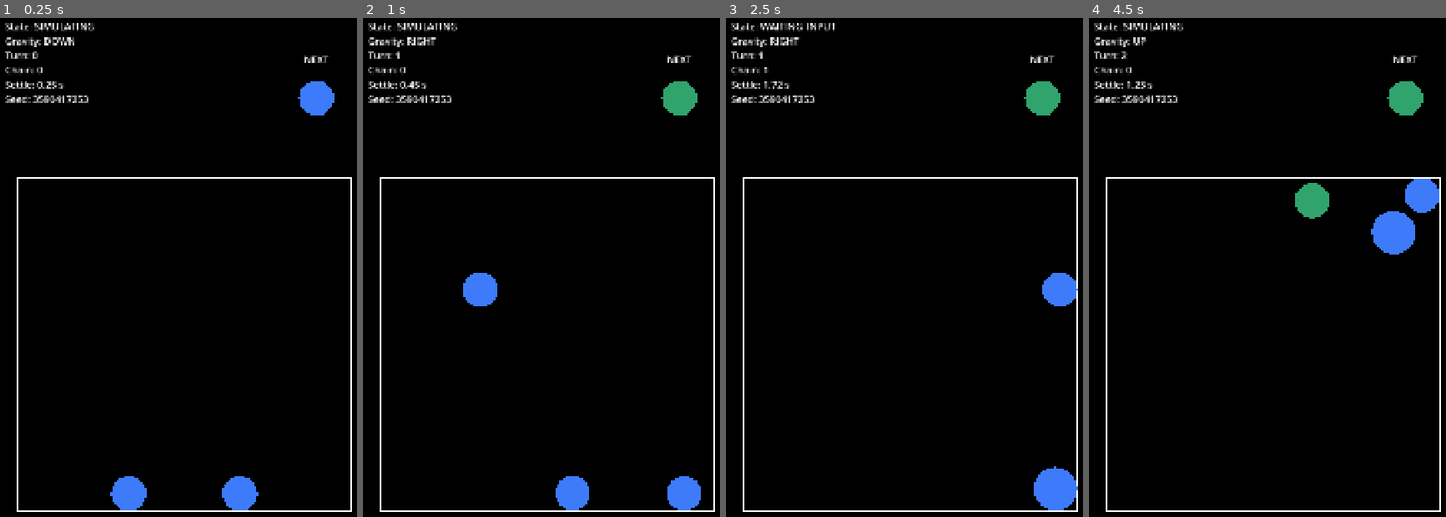
Above: before the commit, frames 1-4 (left to right).
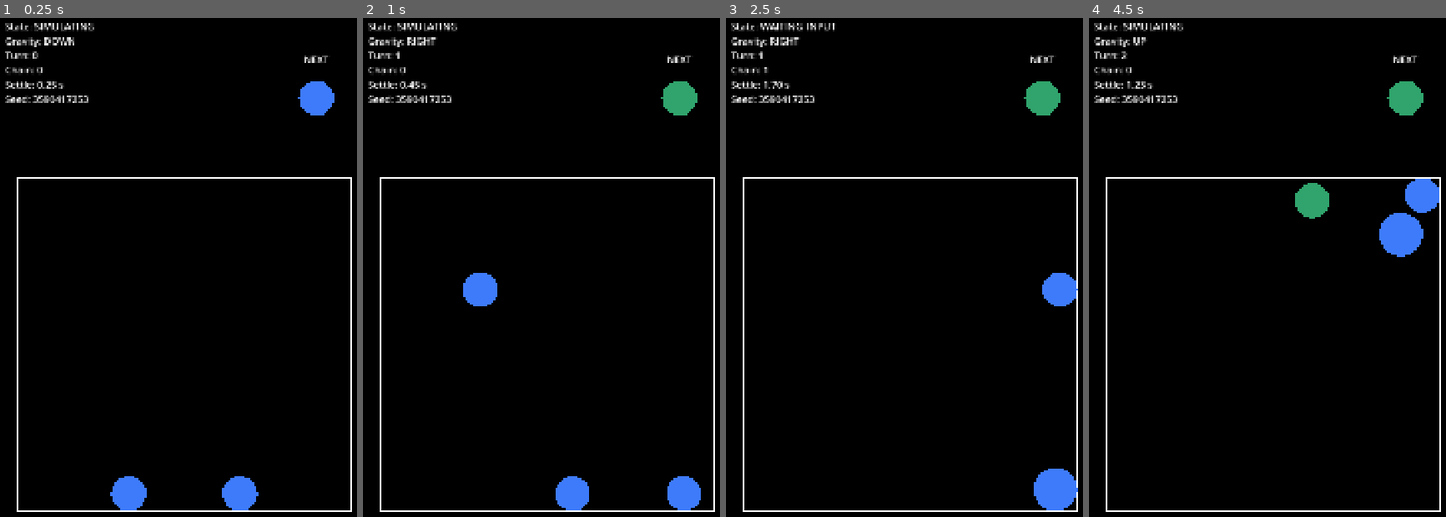
Above: after the commit, the same moments.

Repository: jeongmo-dot/gravity_orb
Game: Godot game, scene res://scenes/Main.tscn
The game is run twice, just before and just after one commit, with the same random seed, the same clock (stepped at 60 frames per second) and the same inputs.
Inputs (mouse positions are in pixels of both pictures, inside the frame that each line leads up to):
- Up to frame 1 (0.25 s): no input
- Up to frame 2 (1 s): move the mouse to (630, 312) at 0.52 s; hold Right (gravity_right) from 0.53 s (still down); click (630, 312) at 0.67 s
- Up to frame 3 (2.5 s): release Right (gravity_right) at 1.25 s; drag from (836, 377) to (890, 477) at 1.27 s; move the mouse to (947, 197) at 2.02 s; hold Right (gravity_right) from 2.03 s (still down)
- Up to frame 4 (4.5 s): release Right (gravity_right) at 2.75 s; tap Enter at 2.75 s; drag from (1253, 477) to (1160, 242) at 2.77 s; move the mouse to (1385, 442) at 3.52 s; hold Left (gravity_left) 3.53-4.25 s; drag from (1160, 242) to (1217, 177) at 4.27 s

Frame 1 is identical in both runs. In frame 2, less than 0.1% of the frame differs, in the area x 53-95%, y 91-99%; in frame 3, less than 0.1%; in frame 4, 0.4%, in the area x 78-99%, y 32-48%.

Commit message:
[#8 M5+] 지정 기본값 및 12px 회귀 기준

Diff:
--- a/config/default_config.tres
+++ b/config/default_config.tres
@@ -20,8 +20,8 @@
 color_display = PackedColorArray(0.8980392156862745, 0.2823529411764706, 0.30196078431372547, 1, 0.24313725490196078, 0.4823529411764706, 0.9803921568627451, 1, 0.18823529411764706, 0.6431372549019608, 0.4235294117647059, 1)
 swipe_min_distance = 80.0
 swipe_dominance_ratio = 1.5
-stable_linear_speed = 12.0
-stable_angular_speed = 1.0
+stable_linear_speed = 30.0
+stable_angular_speed = 3.0
 stable_duration = 0.33
 max_settle_time = 3.0
 allow_same_direction_swipe = true
@@ -32,6 +32,6 @@
 rng_seed = 0
 initial_orb_count = 2
 contact_max_reported = 6
-rolling_resistance = 0.0
+rolling_resistance = 1.0
 rest_speed = 0.0
 rest_damp = 0.0
--- a/tests/scenarios/test_board_physics.gd
+++ b/tests/scenarios/test_board_physics.gd
@@ -13,7 +13,7 @@
 const STANDARD_SEED_END_EXCLUSIVE: int = 1020
 const KNOWN_REGRESSION_SEED: int = 1047
 const WORST_CASE_SEED: int = 2000
-const MAX_ALLOWED_PENETRATION: float = 10.0
+const MAX_ALLOWED_PENETRATION: float = 12.0
 const STANDARD_ORB_COUNT: int = 5
 
 
--- a/tests/scenarios/test_spawn_flow.gd
+++ b/tests/scenarios/test_spawn_flow.gd
@@ -8,7 +8,7 @@
 const WAIT_TIMEOUT_SECONDS: float = 8.0
 const POSITION_TOLERANCE: float = 0.001
 const OVERLAP_OBSERVE_SECONDS: float = 0.5
-const OVERLAP_PENETRATION_LIMIT: float = 10.0
+const OVERLAP_PENETRATION_LIMIT: float = 12.0
 const REPRO_DIRECTIONS: Array[Vector2i] = [
 	Vector2i.DOWN,
 	Vector2i.LEFT,
@@ -267,6 +267,7 @@
 		Vector2i.LEFT,
 	]
 	var total_departures: int = 0
+	var maximum_penetration: float = 0.0
 	var forced_settle_count: int = 0
 	var tick_seconds: float = 1.0 / float(Engine.physics_ticks_per_second)
 
@@ -281,22 +282,25 @@
 		if forced:
 			forced_settle_count += 1
 		total_departures += int(metrics["departures"])
+		maximum_penetration = maxf(maximum_penetration, float(metrics["max_penetration"]))
 		print(
-			"Spawn flow seed=4242 turn=%d gravity=%s settle=%.6f forced=%s orbs=%d departures=%d" % [
+			"Spawn flow seed=4242 turn=%d gravity=%s settle=%.6f forced=%s orbs=%d departures=%d max_penetration=%.3f" % [
 				turn_offset + 1,
 				OrbTypes.dir_name(direction),
 				settle_elapsed,
 				str(forced),
 				board.get_orbs().size(),
 				int(metrics["departures"]),
+				float(metrics["max_penetration"]),
 			]
 		)
 		assert_eq(manager.state, TurnManager.State.WAITING_INPUT, "turn returns to input")
 
 	print(
-		"Spawn flow seed=4242 summary turns=20 orbs=%d departures=%d forced_settles=%d" % [
+		"Spawn flow seed=4242 summary turns=20 orbs=%d departures=%d max_penetration=%.3f forced_settles=%d" % [
 			board.get_orbs().size(),
 			total_departures,
+			maximum_penetration,
 			forced_settle_count,
 		]
 	)
--- a/tests/scenarios/test_turn_time.gd
+++ b/tests/scenarios/test_turn_time.gd
@@ -26,7 +26,7 @@
 const TARGET_MAX_FORCED_SETTLES: int = 6
 const TARGET_MAX_P50: float = 1.9
 const TARGET_MAX_P90: float = 2.2
-const MAX_ALLOWED_PENETRATION: float = 10.0
+const MAX_ALLOWED_PENETRATION: float = 12.0
 const WAIT_TIMEOUT_SECONDS: float = 5.0
 const SWEEP_ARGUMENT: String = "--turn-time-sweep"
 const PHYSICS_DIRECTIONS: Array[Vector2i] = [
--- a/tests/test_config.gd
+++ b/tests/test_config.gd
@@ -39,8 +39,8 @@
 
 func test_m3_turn_defaults() -> void:
 	var config: GameConfig = CONFIG_RESOURCE.duplicate(true) as GameConfig
-	assert_near(config.stable_linear_speed, 12.0, TOLERANCE, "stable linear speed")
-	assert_near(config.stable_angular_speed, 1.0, TOLERANCE, "stable angular speed")
+	assert_near(config.stable_linear_speed, 30.0, TOLERANCE, "stable linear speed")
+	assert_near(config.stable_angular_speed, 3.0, TOLERANCE, "stable angular speed")
 	assert_near(config.stable_duration, 0.33, TOLERANCE, "stable duration")
 	assert_near(config.max_settle_time, 3.0, TOLERANCE, "maximum settle time")
 	assert_eq(config.allow_same_direction_swipe, true, "same direction default")
@@ -61,8 +61,8 @@
 	assert_eq(config.contact_max_reported, 6, "maximum reported contacts")
 
 
-func test_m5_plus_tuning_defaults_remain_disabled_without_a_matching_sweep_result() -> void:
+func test_m5_plus_tuning_defaults() -> void:
 	var config: GameConfig = CONFIG_RESOURCE.duplicate(true) as GameConfig
-	assert_near(config.rolling_resistance, 0.0, TOLERANCE, "rolling resistance")
+	assert_near(config.rolling_resistance, 1.0, TOLERANCE, "rolling resistance")
 	assert_near(config.rest_speed, 0.0, TOLERANCE, "rest speed")
 	assert_near(config.rest_damp, 0.0, TOLERANCE, "rest damping")
Not shown, changed: docs/jeongmo_codex_to_claude.md
